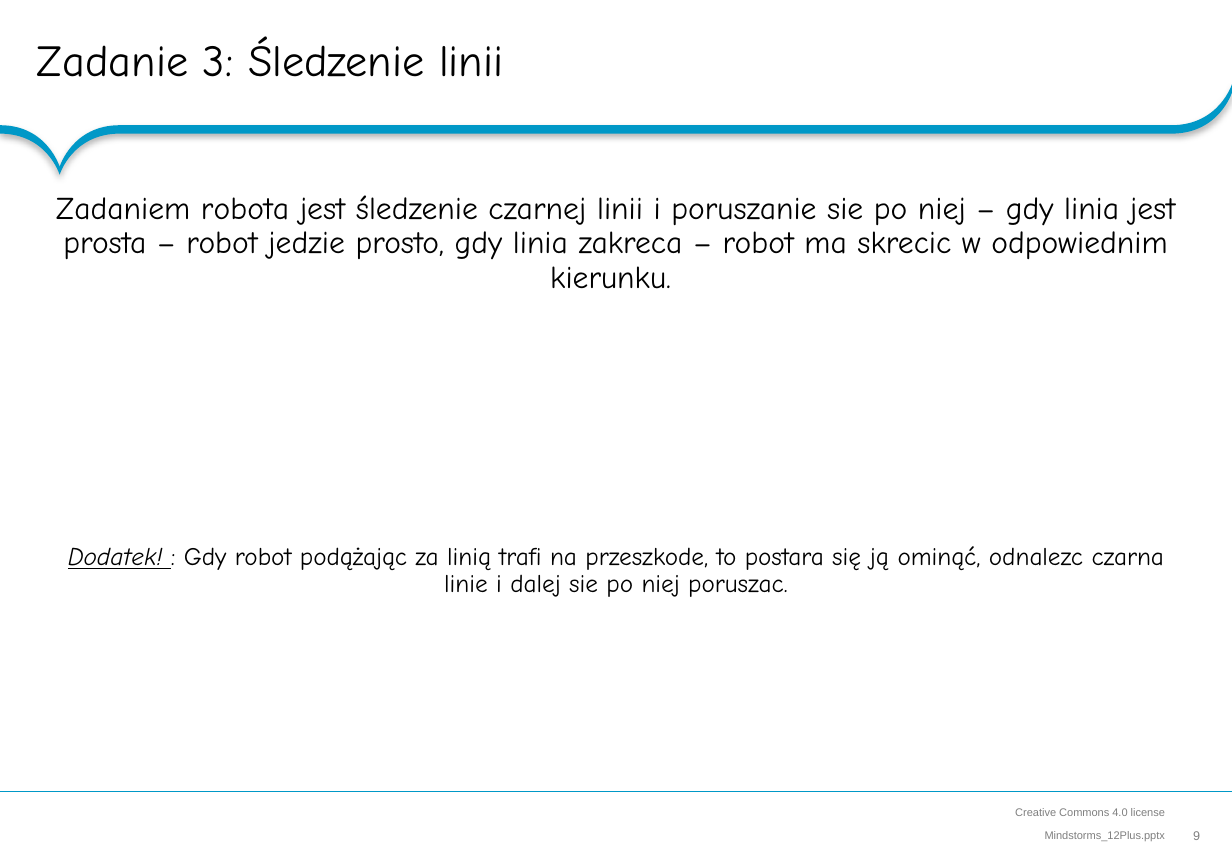
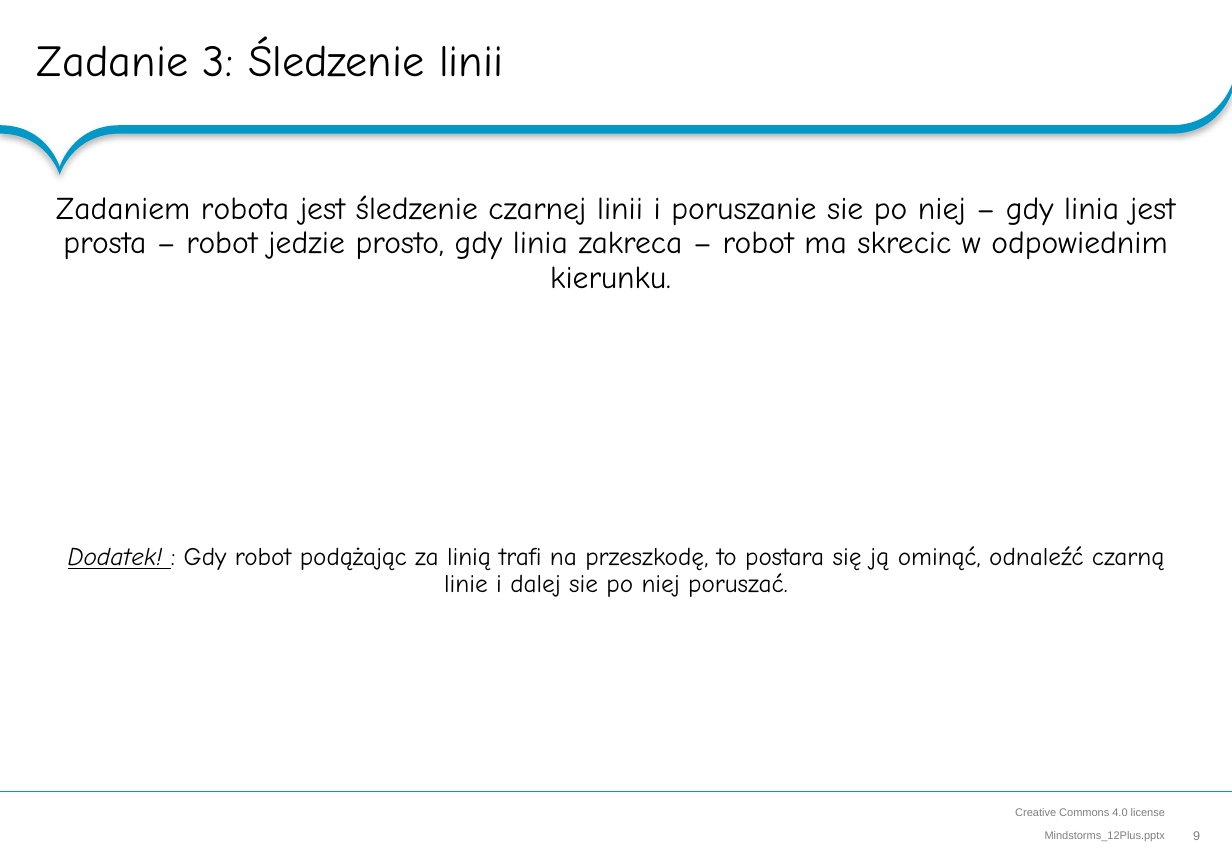
Before and after one commit to RoboCap/mindstorms, a slide deck: slide 9 of Mindstorms_12Plus.pptx. Drawn at 1232x853 pixels with LibreOffice and Linux fonts; fonts in the diff are those of the drawing; background and template pictures are left out. Boxes give left, top, right and bottom in pixels: in the first picture for what was removed or moved away, otherwise in the second. Text is boxed around its words. In the diff, an @@ line names an element or a change of style, - is before the commit and + after.

```diff
--- a/Mindstorms_12Plus.pptx
+++ b/Mindstorms_12Plus.pptx
@@ text at <box>68,546,1164,597</box>: text changed @@
-Dodatek! : Gdy robot podążając za linią trafi na przeszkode, to postara się ją ominąć, odnalezc czarna linie i dalej sie po niej poruszac.
+Dodatek! : Gdy robot podążając za linią trafi na przeszkodę, to postara się ją ominąć, odnaleźć czarną linie i dalej sie po niej poruszać.
```
Also in this commit, not shown: 5 other slides changed.
